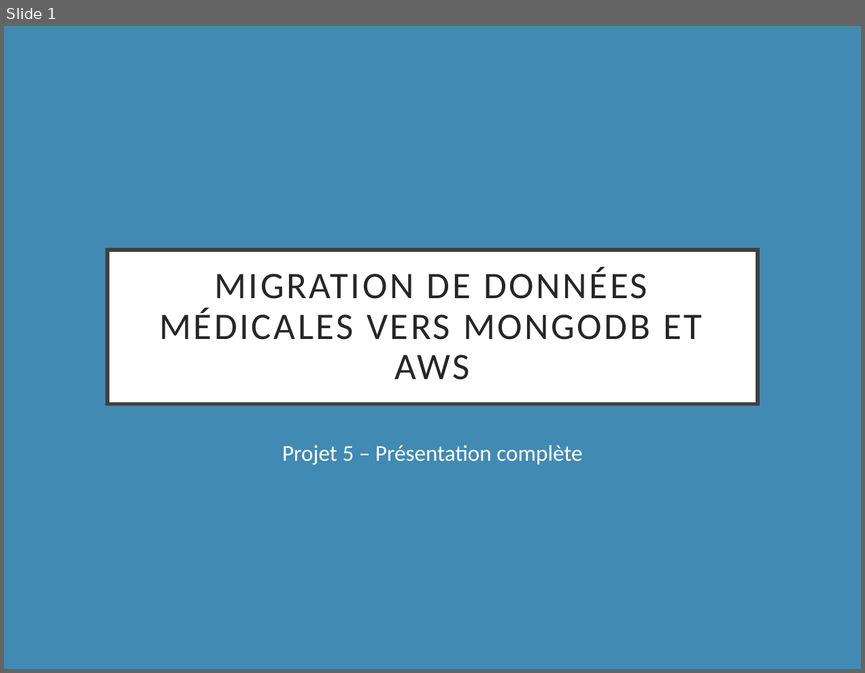
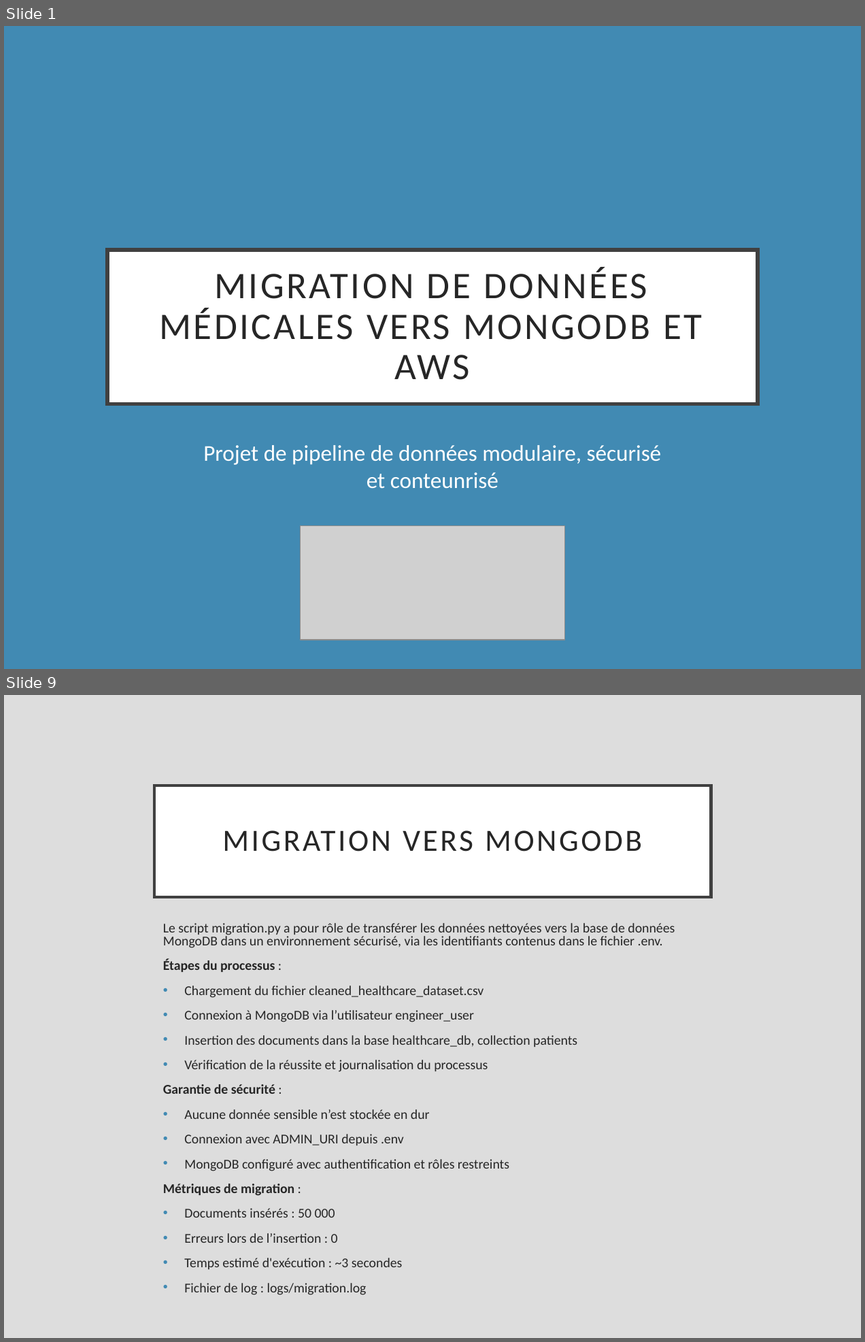
Before and after one commit to alexqtn/projet_5, a slide deck: Presantation.pptx. Shown one above the other, each under a label of ours: slide 1 before the commit, slides 1 and 9 after it; the slides between them are not shown. The pictures are 865x673 and 865x1342 pixels, drawn with LibreOffice and Linux fonts; fonts in the diff are those of the drawing; grey boxes stand for pictures. Boxes give left, top, right and bottom in pixels: in the first picture for what was removed or moved away, otherwise in the second. Text is boxed around its words. In the diff, an @@ line names an element or a change of style, - is before the commit and + after.

```diff
--- a/Presantation.pptx
+++ b/Presantation.pptx
@@ slide 9 added at box(4, 695, 861, 1338), background #DDDDDD @@
@@ title added at box(155, 785, 711, 896), fill #FFFFFF, outline #404040 2.5 pt, 26 pt, text #262626 @@
+MIGRATION VERS MONGODB
@@ text added at box(163, 923, 674, 1295), 11.2 pt, text #262626 @@
+Le script migration.py a pour rôle de transférer les données nettoyées vers la base de données MongoDB dans un environnement sécurisé, via les identifiants contenus dans le fichier .env.
+Étapes du processus :
+• Chargement du fichier cleaned_healthcare_dataset.csv
+• Connexion à MongoDB via l’utilisateur engineer_user
+• Insertion des documents dans la base healthcare_db, collection patients
+• Vérification de la réussite et journalisation du processus
+Garantie de sécurité :
+• Aucune donnée sensible n’est stockée en dur
+• Connexion avec ADMIN_URI depuis .env
+• MongoDB configuré avec authentification et rôles restreints
+Métriques de migration :
+• Documents insérés : 50 000
+• Erreurs lors de l’insertion : 0
+• Temps estimé d'exécution : ~3 secondes
+• Fichier de log : logs/migration.log
@@ slide 1 changed as well @@
@@ subtitle at box(203, 445, 662, 488): text changed @@
-Projet 5 – Présentation complète
+Projet de pipeline de données modulaire, sécurisé et conteunrisé
@@ picture added at box(300, 526, 564, 639) @@
```
Also in this commit, not shown: 2 other slides changed, 17 other slides added, 8 slides removed, 6 other files.
